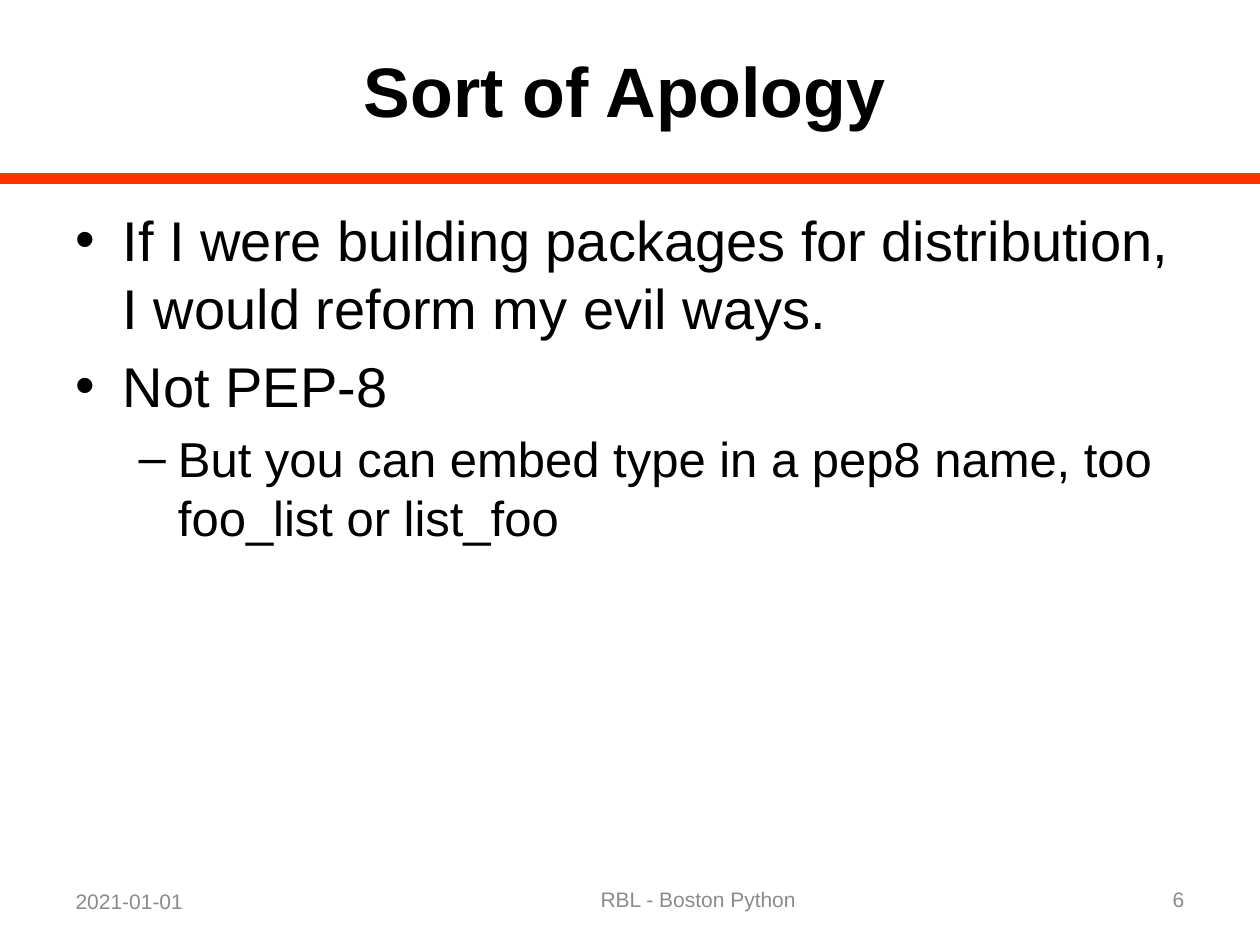
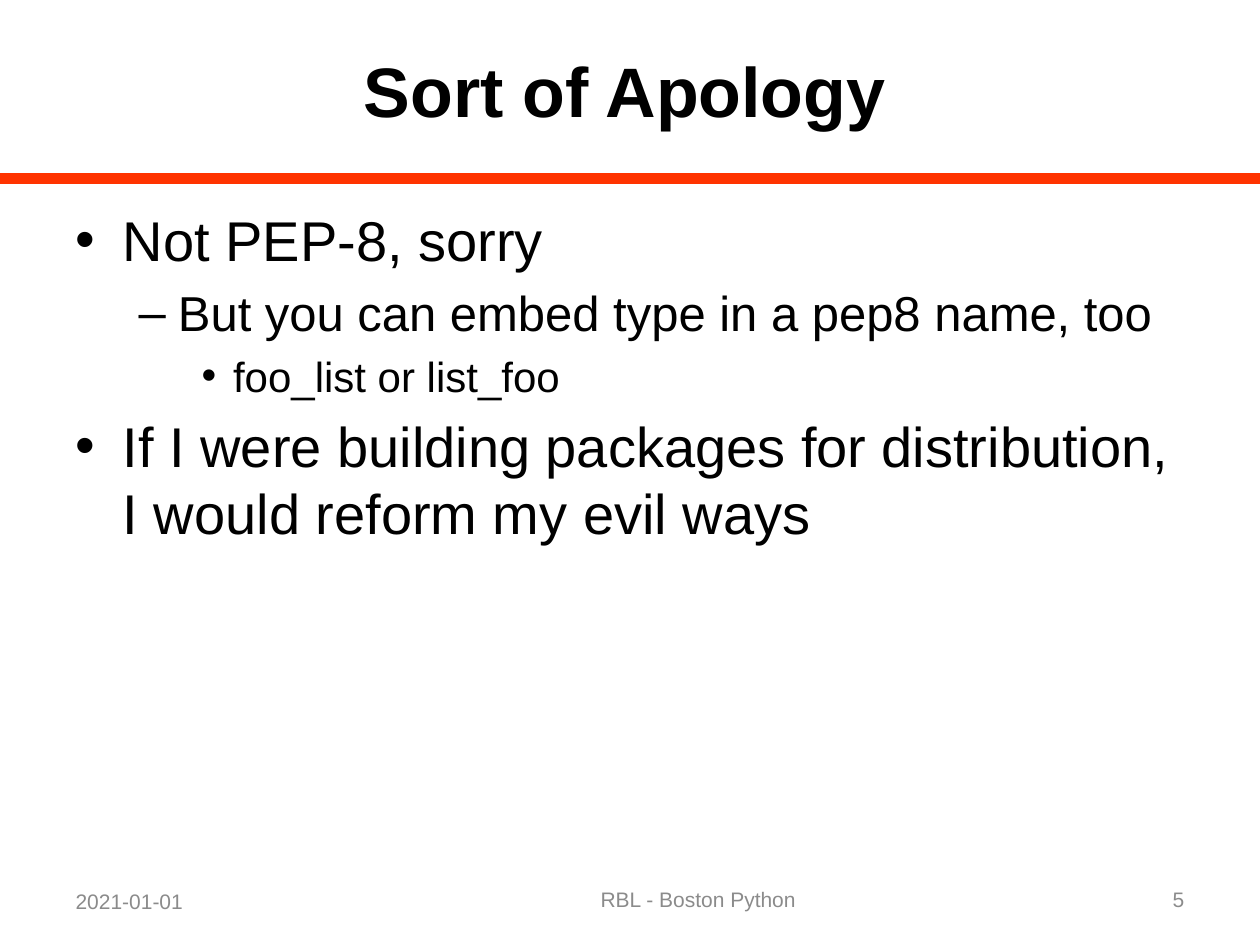
Before and after one commit to rblandau/NewTrace, a slide deck: slide 5 of docs/OfflineDebugging/A Dinosaur and a Python 02.pptx (slide 6 before the commit). Drawn at 1260x945 pixels with LibreOffice and Linux fonts; fonts in the diff are those of the drawing. Boxes give left, top, right and bottom in pixels: in the first picture for what was removed or moved away, otherwise in the second. Text is boxed around its words. In the diff, an @@ line names an element or a change of style, - is before the commit and + after.

```diff
--- a/docs/OfflineDebugging/A Dinosaur and a Python 02.pptx
+++ b/docs/OfflineDebugging/A Dinosaur and a Python 02.pptx
@@ text at box(123, 222, 1168, 545): text changed @@
-• If I were building packages for distribution, I would reform my evil ways.
-• Not PEP-8
-  – But you can embed type in a pep8 name, too foo_list or list_foo
+• Not PEP-8, sorry
+  – But you can embed type in a pep8 name, too
+    • foo_list or list_foo
+• If I were building packages for distribution, I would reform my evil ways
@@ page number at box(1173, 892, 1185, 907): text changed @@
-6
+5
```
Also in this commit, not shown: 15 other slides changed, 13 slides added, 1 other file.
